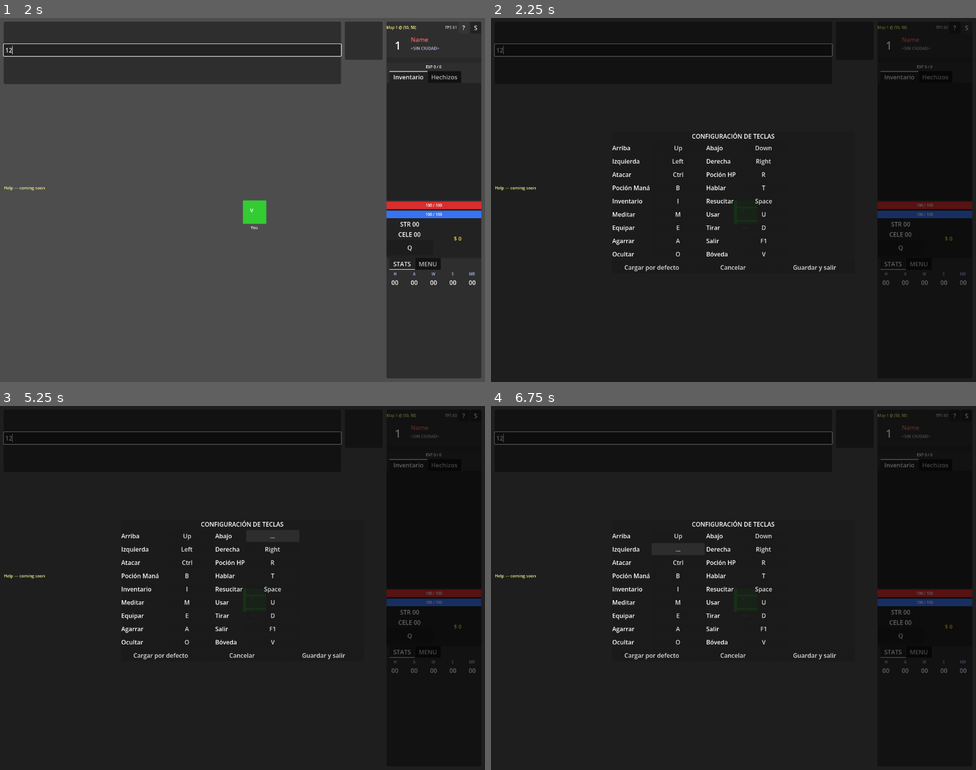
Above: before the commit, frames 1-4 (two rows, left to right).
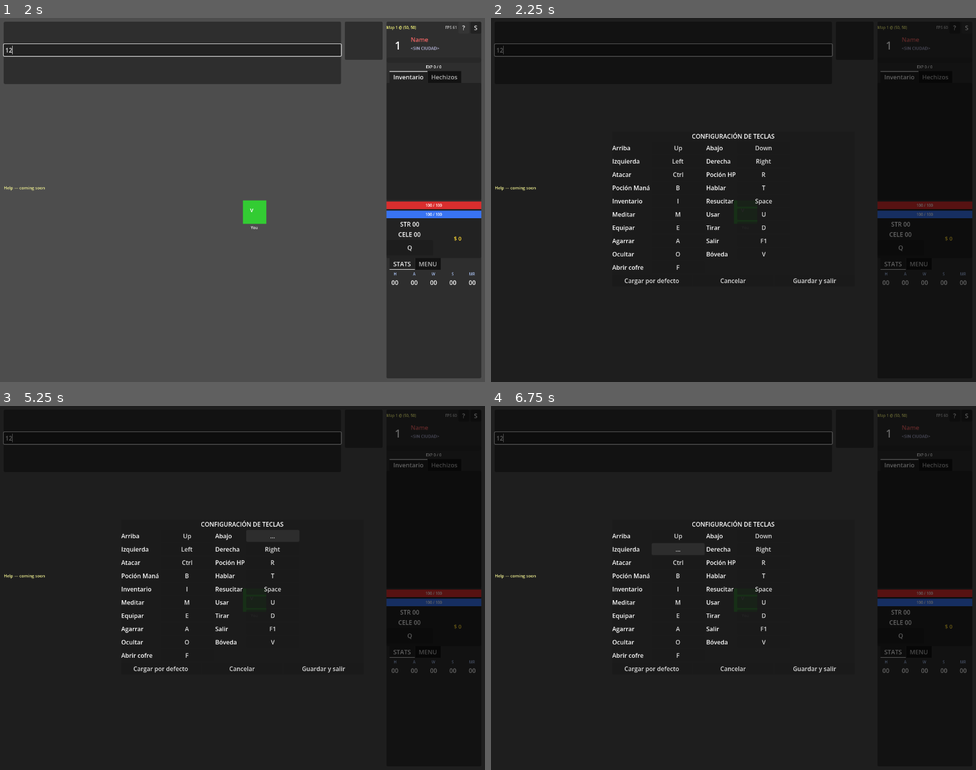
Above: after the commit, the same moments.

Repository: polito-ao/argentum-united-client
Game: Godot game, scene res://scenes/world/world.tscn
Same seed, same stepped clock (60 frames per second), same inputs: the game is played once before the commit and once after it. This scene is started directly instead of the project's main scene.
Inputs (mouse positions are in pixels of both pictures, inside the frame that each line leads up to):
- Up to frame 1 (2 s): click (174, 50) at 0.52 s; type "12" at 0.6 s; click "?" at 1.25 s
- Up to frame 2 (2.25 s): click "S" at 2 s
- Up to frame 3 (5.25 s): click "Q" at 2.75 s; click "Up" at 3.5 s; click "..." at 4.25 s; click "Down" at 5 s
- Up to frame 4 (6.75 s): click "..." at 5.75 s; click "Left" at 6.5 s

Frame 1 is identical in both runs. In frame 2, 0.4% of the frame differs, in the area x 25-72%, y 67-74%; in frame 3, 0.4%; in frame 4, 0.4%.
Error before the commit: Invalid call. Nonexistent function 'is_drop_dialog_open' in base 'Nil'. (res://scenes/world/world.gd:819)
Error after the commit: Invalid call. Nonexistent function 'is_drop_dialog_open' in base 'Nil'. (res://scenes/world/world.gd:824)

Commit message:
chests: render entity, F-key interaction, F2 dev tab
CHEST_SPAWN/OPENED/DESPAWN handlers in world.gd, with a chests
dictionary keyed by chest_id and a Chests Node2D layer between
GroundItems and Entities. Loot ground-spawns via the existing
GROUND_ITEM_SPAWN flow — no chest-side inventory delta needed.

Adjacency check is a static helper (Manhattan == 1, mirrors
server's Npc#in_attack_range?) so the logic is testable without
the full world scene tree.

Dev overlay (F2) gains a third "Cofres" tab routed through the
existing DEV_LIST_REQUEST/DEV_SPAWN packets with category="chest".

Co-Authored-By: Claude Opus 4.7 (1M context) <noreply@anthropic.com>

Diff:
--- a/scenes/world/world.gd
+++ b/scenes/world/world.gd
@@ -47,11 +47,13 @@
 var players: Dictionary = {}       # id -> { pos: Vector2i, name: String, node: Node2D }
 var npcs: Dictionary = {}          # id -> { pos: Vector2i, name: String, hp: int, max_hp: int, node: Node2D }
 var ground_items: Dictionary = {}  # ground_id -> { pos: Vector2i, node: Node2D }
+var chests: Dictionary = {}        # chest_id -> { pos: Vector2i, state: String, node: Node2D }
 
 # === World scene nodes ===
 @onready var camera: Camera2D                = $Camera
 @onready var entities_layer: Node2D          = $Entities
 @onready var ground_items_layer: Node2D      = $GroundItems
+@onready var chests_layer: Node2D             = $Chests
 @onready var ground_layer: Node2D            = $Ground
 @onready var player_sprite: Node2D           = $PlayerSprite
 
@@ -128,6 +130,7 @@
 	"exit_to_select": KEY_F1,
 	"hide": KEY_O,
 	"bank": KEY_V,
+	"open_chest": KEY_F,
 }
 
 const ACTION_LABELS = {
@@ -149,6 +152,7 @@
 	"exit_to_select": "Salir",
 	"hide": "Ocultar",
 	"bank": "Bóveda",
+	"open_chest": "Abrir cofre",
 }
 
 var bindings: Dictionary = DEFAULT_BINDINGS.duplicate()
@@ -204,6 +208,7 @@
 		results        = %DevResultsList,
 		item_tab       = %DevItemTab,
 		creature_tab   = %DevCreatureTab,
+		chest_tab      = %DevChestTab,
 		connection     = connection,
 		hud            = hud,
 	})
@@ -969,6 +974,8 @@
 			connection.send_packet(PacketIds.HIDE_TOGGLE)
 		"bank":
 			bank.toggle()
+		"open_chest":
+			_try_open_adjacent_chest()
 
 func _send_move(dx: int, dy: int):
 	var new_x = my_pos.x + dx
@@ -1101,6 +1108,12 @@
 			_handle_ground_item_spawn(payload)
 		PacketIds.GROUND_ITEM_DESPAWN:
 			_handle_ground_item_despawn(payload)
+		PacketIds.CHEST_SPAWN:
+			_handle_chest_spawn(payload)
+		PacketIds.CHEST_OPENED:
+			_handle_chest_opened(payload)
+		PacketIds.CHEST_DESPAWN:
+			_handle_chest_despawn(payload)
 		PacketIds.HIDE_STATE_CHANGED:
 			_handle_hide_state_changed(payload)
 		_:
@@ -1189,6 +1202,9 @@
 	for id in ground_items:
 		ground_items[id].node.queue_free()
 	ground_items.clear()
+	for id in chests:
+		chests[id].node.queue_free()
+	chests.clear()
 
 	# Same ordering constraint as on initial world-entry.
 	_render_ground()
@@ -1340,6 +1356,100 @@
 	if id in ground_items:
 		ground_items[id].node.queue_free()
 		ground_items.erase(id)
+
+# --- Chests ---
+
+# Cardinal-adjacency check (Manhattan distance == 1). Mirrors the server's
+# Npc#in_attack_range? rule for chest interaction. Static so unit tests can
+# exercise the helper without a live world instance.
+static func find_adjacent_chest(player_pos: Vector2i, chest_dict: Dictionary) -> int:
+	for chest_id in chest_dict:
+		var entry = chest_dict[chest_id]
+		var pos: Vector2i = entry.get("pos", Vector2i.ZERO)
+		# Closed chests only — opened ones are visually present but already looted.
+		if entry.get("state", "closed") != "closed":
+			continue
+		var dx: int = abs(pos.x - player_pos.x)
+		var dy: int = abs(pos.y - player_pos.y)
+		if dx + dy == 1:
+			return int(chest_id)
+	return -1
+
+func _try_open_adjacent_chest():
+	var chest_id := find_adjacent_chest(my_pos, chests)
+	if chest_id == -1:
+		hud.add_message("No hay cofre adyacente")
+		return
+	connection.send_packet(PacketIds.CHEST_OPEN, {"chest_id": chest_id})
+
+func _handle_chest_spawn(payload: Dictionary):
+	var id = int(payload.get("chest_id", 0))
+	var pos = Vector2i(int(payload.get("x", 0)), int(payload.get("y", 0)))
+	var state = String(payload.get("state", "closed"))
+	var sprite_ref = payload.get("sprite_ref", null)
+
+	if id in chests and chests[id].has("node"):
+		chests[id].node.queue_free()
+
+	var node = _create_chest_node(state, sprite_ref)
+	node.position = Vector2(pos.x * _tile_size, pos.y * _tile_size)
+	chests_layer.add_child(node)
+
+	chests[id] = {"pos": pos, "state": state, "node": node}
+
+func _handle_chest_opened(payload: Dictionary):
+	var id = int(payload.get("chest_id", 0))
+	if not (id in chests):
+		return
+	chests[id].state = "opened"
+	# Visual swap: tint the placeholder, or recolor the open marker. The
+	# closed/opened distinction is mostly state — loot ground-spawns via
+	# GROUND_ITEM_SPAWN, which is already wired.
+	var node = chests[id].node
+	if node != null and is_instance_valid(node):
+		var rect = node.get_node_or_null("Rect")
+		if rect != null and rect is ColorRect:
+			(rect as ColorRect).color = Color(0.45, 0.30, 0.10) # darker, "opened lid"
+		var label = node.get_node_or_null("Label")
+		if label != null and label is Label:
+			(label as Label).text = "cofre*"
+
+func _handle_chest_despawn(payload: Dictionary):
+	var id = int(payload.get("chest_id", 0))
+	if id in chests:
+		chests[id].node.queue_free()
+		chests.erase(id)
+
+func _create_chest_node(state: String, sprite_ref) -> Node2D:
+	# Server may ship a sprite_ref atlas region; fall back to a brown
+	# ColorRect placeholder. Wiring is the goal; art polish lands later.
+	var node = Node2D.new()
+
+	var sprite := _make_entity_sprite(sprite_ref)
+	if sprite != null:
+		node.add_child(sprite)
+	else:
+		var rect = ColorRect.new()
+		rect.name = "Rect"
+		rect.size = Vector2(_tile_size - 8, _tile_size - 8)
+		rect.position = Vector2(4, 4)
+		# closed = warm brown; opened gets darkened by _handle_chest_opened
+		rect.color = Color(0.65, 0.42, 0.18) if state == "closed" else Color(0.45, 0.30, 0.10)
+		rect.mouse_filter = Control.MOUSE_FILTER_IGNORE
+		node.add_child(rect)
+
+		var label = Label.new()
+		label.name = "Label"
+		label.text = "cofre" if state == "closed" else "cofre*"
+		label.position = Vector2(-8, -16)
+		label.size = Vector2(_tile_size + 16, 14)
+		label.horizontal_alignment = HORIZONTAL_ALIGNMENT_CENTER
+		label.mouse_filter = Control.MOUSE_FILTER_IGNORE
+		label.add_theme_font_size_override("font_size", 9)
+		label.add_theme_color_override("font_color", Color(1, 0.92, 0.7, 1))
+		node.add_child(label)
+
+	return node
 
 func _create_ground_item_node(text: String) -> Node2D:
 	var node = Node2D.new()
--- a/scenes/world/world.tscn
+++ b/scenes/world/world.tscn
@@ -48,6 +48,9 @@
 
 [node name="GroundItems" type="Node2D" parent="."]
 z_index = -5
+
+[node name="Chests" type="Node2D" parent="."]
+z_index = -3
 
 [node name="Entities" type="Node2D" parent="."]
 
@@ -670,6 +673,13 @@
 focus_mode = 0
 toggle_mode = true
 text = "Criaturas"
+
+[node name="DevChestTab" type="Button" parent="UILayer/HUD/DevOverlay/Panel/VBox/CategoryRow"]
+unique_name_in_owner = true
+size_flags_horizontal = 3
+focus_mode = 0
+toggle_mode = true
+text = "Cofres"
 
 [node name="DevQueryInput" type="LineEdit" parent="UILayer/HUD/DevOverlay/Panel/VBox"]
 unique_name_in_owner = true
--- a/scripts/network/packet_ids.gd
+++ b/scripts/network/packet_ids.gd
@@ -68,6 +68,11 @@
 const DEV_LIST_RESPONSE = 0x00A1
 const DEV_SPAWN = 0x00A2
 
+const CHEST_SPAWN = 0x00B0
+const CHEST_OPEN = 0x00B1
+const CHEST_OPENED = 0x00B2
+const CHEST_DESPAWN = 0x00B3
+
 const SETTINGS_SAVE = 0x0080
 const MEDITATE_TOGGLE = 0x0081
 const HIDE_TOGGLE = 0x0082
--- a/scripts/ui/dev_controller.gd
+++ b/scripts/ui/dev_controller.gd
@@ -2,9 +2,10 @@
 extends RefCounted
 
 ## Dev-tool overlay (F2 by default). Cucsi-style search + spawn:
-##   - Toggle category: Items / Criaturas
+##   - Toggle category: Items / Criaturas / Cofres
 ##   - Type to search; debounced server query returns matches
 ##   - Double-click a result → amount prompt → server spawns N
+##     (chests ignore amount; server always spawns 1 at the player's tile)
 ##
 ## Server-gated by ENV["DEV_AUTH"]; in production these packets get no
 ## response so the overlay stays empty.
@@ -21,6 +22,7 @@
 var _results: ItemList
 var _item_tab: Button
 var _creature_tab: Button
+var _chest_tab: Button
 var _connection
 var _hud
 
@@ -37,6 +39,7 @@
 	_results         = refs.results
 	_item_tab        = refs.item_tab
 	_creature_tab    = refs.creature_tab
+	_chest_tab       = refs.get("chest_tab", null)
 	_connection      = refs.connection
 	_hud             = refs.hud
 	if _connection == null:
@@ -46,6 +49,8 @@
 	_results.item_activated.connect(_on_result_activated)
 	_item_tab.pressed.connect(func(): _switch_category("item"))
 	_creature_tab.pressed.connect(func(): _switch_category("creature"))
+	if _chest_tab != null:
+		_chest_tab.pressed.connect(func(): _switch_category("chest"))
 
 # --- Open / close ---
 
@@ -99,6 +104,8 @@
 	_category = category
 	_item_tab.button_pressed = (category == "item")
 	_creature_tab.button_pressed = (category == "creature")
+	if _chest_tab != null:
+		_chest_tab.button_pressed = (category == "chest")
 	_request_list()
 
 # --- Search ---
--- /dev/null
+++ b/tests/unit/test_chest_adjacency.gd
@@ -0,0 +1,72 @@
+extends GutTest
+## Unit tests for the chest-adjacency helper used by world.gd to decide
+## which chest the F-key (open_chest) action targets. Mirrors the server's
+## Manhattan-distance-1 rule (cardinal neighbors only — diagonals don't count).
+##
+## The helper is a static function on world.gd so tests don't have to spin up
+## the full world scene tree.
+
+const WorldScript = preload("res://scenes/world/world.gd")
+
+func _chest(pos: Vector2i, state: String = "closed") -> Dictionary:
+	# The real world.gd entry has a Node2D under "node"; the helper only
+	# reads "pos" and "state", so we omit "node" here. Keeps the test
+	# decoupled from rendering.
+	return {"pos": pos, "state": state}
+
+# --- positive cases (one cardinal neighbor) ---
+
+func test_finds_chest_north_of_player():
+	var chests = {42: _chest(Vector2i(5, 4))}
+	assert_eq(WorldScript.find_adjacent_chest(Vector2i(5, 5), chests), 42)
+
+func test_finds_chest_south_of_player():
+	var chests = {42: _chest(Vector2i(5, 6))}
+	assert_eq(WorldScript.find_adjacent_chest(Vector2i(5, 5), chests), 42)
+
+func test_finds_chest_east_of_player():
+	var chests = {42: _chest(Vector2i(6, 5))}
+	assert_eq(WorldScript.find_adjacent_chest(Vector2i(5, 5), chests), 42)
+
+func test_finds_chest_west_of_player():
+	var chests = {42: _chest(Vector2i(4, 5))}
+	assert_eq(WorldScript.find_adjacent_chest(Vector2i(5, 5), chests), 42)
+
+# --- negative cases ---
+
+func test_returns_minus_one_when_no_chests():
+	assert_eq(WorldScript.find_adjacent_chest(Vector2i(5, 5), {}), -1)
+
+func test_diagonal_chest_does_not_count_as_adjacent():
+	var chests = {42: _chest(Vector2i(6, 6))}
+	assert_eq(WorldScript.find_adjacent_chest(Vector2i(5, 5), chests), -1)
+
+func test_chest_two_tiles_away_does_not_count():
+	var chests = {42: _chest(Vector2i(5, 7))}
+	assert_eq(WorldScript.find_adjacent_chest(Vector2i(5, 5), chests), -1)
+
+func test_chest_on_same_tile_does_not_count_as_adjacent():
+	# Manhattan distance 0 — server rule is exactly 1.
+	var chests = {42: _chest(Vector2i(5, 5))}
+	assert_eq(WorldScript.find_adjacent_chest(Vector2i(5, 5), chests), -1)
+
+func test_already_opened_adjacent_chest_is_skipped():
+	var chests = {42: _chest(Vector2i(5, 4), "opened")}
+	assert_eq(WorldScript.find_adjacent_chest(Vector2i(5, 5), chests), -1)
+
+# --- multiple chests ---
+
+func test_returns_a_closed_neighbor_when_a_far_open_chest_exists():
+	var chests = {
+		1: _chest(Vector2i(20, 20), "opened"), # far + opened
+		7: _chest(Vector2i(5, 6)),             # adjacent + closed
+	}
+	assert_eq(WorldScript.find_adjacent_chest(Vector2i(5, 5), chests), 7)
+
+func test_returns_closed_neighbor_when_adjacent_chest_is_opened():
+	# Two chests, both adjacent. The opened one shouldn't shadow the closed one.
+	var chests = {
+		1: _chest(Vector2i(5, 4), "opened"),
+		2: _chest(Vector2i(6, 5), "closed"),
+	}
+	assert_eq(WorldScript.find_adjacent_chest(Vector2i(5, 5), chests), 2)
--- a/tests/unit/test_dev_controller.gd
+++ b/tests/unit/test_dev_controller.gd
@@ -13,6 +13,7 @@
 var results: ItemList
 var item_tab: Button
 var creature_tab: Button
+var chest_tab: Button
 var conn: _StubConnection
 var hud: _StubHud
 
@@ -31,6 +32,8 @@
 	item_tab.button_pressed = true
 	creature_tab = Button.new()
 	creature_tab.toggle_mode = true
+	chest_tab = Button.new()
+	chest_tab.toggle_mode = true
 	conn = _StubConnection.new()
 	hud = _StubHud.new()
 	dev = DevController.new({
@@ -41,6 +44,7 @@
 		results        = results,
 		item_tab       = item_tab,
 		creature_tab   = creature_tab,
+		chest_tab      = chest_tab,
 		connection     = conn,
 		hud            = hud,
 	})
@@ -51,6 +55,7 @@
 	results.free()
 	item_tab.free()
 	creature_tab.free()
+	chest_tab.free()
 
 # --- open / close ---
 
@@ -87,6 +92,46 @@
 	assert_eq(req.payload.category, "creature")
 	assert_true(creature_tab.button_pressed)
 	assert_false(item_tab.button_pressed)
+
+func test_switching_to_chest_category_re_requests_list():
+	dev.open()
+	conn.sent.clear()
+	dev._switch_category("chest")
+	var req = _first_packet(PacketIds.DEV_LIST_REQUEST)
+	assert_not_null(req)
+	assert_eq(req.payload.category, "chest")
+	assert_true(chest_tab.button_pressed)
+	assert_false(item_tab.button_pressed)
+	assert_false(creature_tab.button_pressed)
+
+func test_chest_list_response_renders_results():
+	dev._switch_category("chest")
+	dev.handle_list_response({
+		"category": "chest",
+		"results": [
+			{"slug": "cofre_madera", "name": "Cofre de Madera"},
+			{"slug": "cofre_dorado", "name": "Cofre Dorado"},
+		],
+	})
+	assert_eq(results.item_count, 2)
+
+func test_confirm_amount_for_chest_sends_dev_spawn_with_chest_category():
+	dev._switch_category("chest")
+	dev.handle_list_response({
+		"category": "chest",
+		"results": [{"slug": "cofre_madera", "name": "Cofre de Madera"}],
+	})
+	dev._on_result_activated(0)
+	conn.sent.clear()
+	dev.confirm_amount()
+
+	var spawn = _first_packet(PacketIds.DEV_SPAWN)
+	assert_not_null(spawn)
+	assert_eq(spawn.payload.category, "chest")
+	assert_eq(spawn.payload.slug, "cofre_madera")
+	# Server ignores amount for chests, but the controller still ships it
+	# uniformly with item / creature flow.
+	assert_eq(spawn.payload.amount, 1)
 
 # --- list response ---
 
